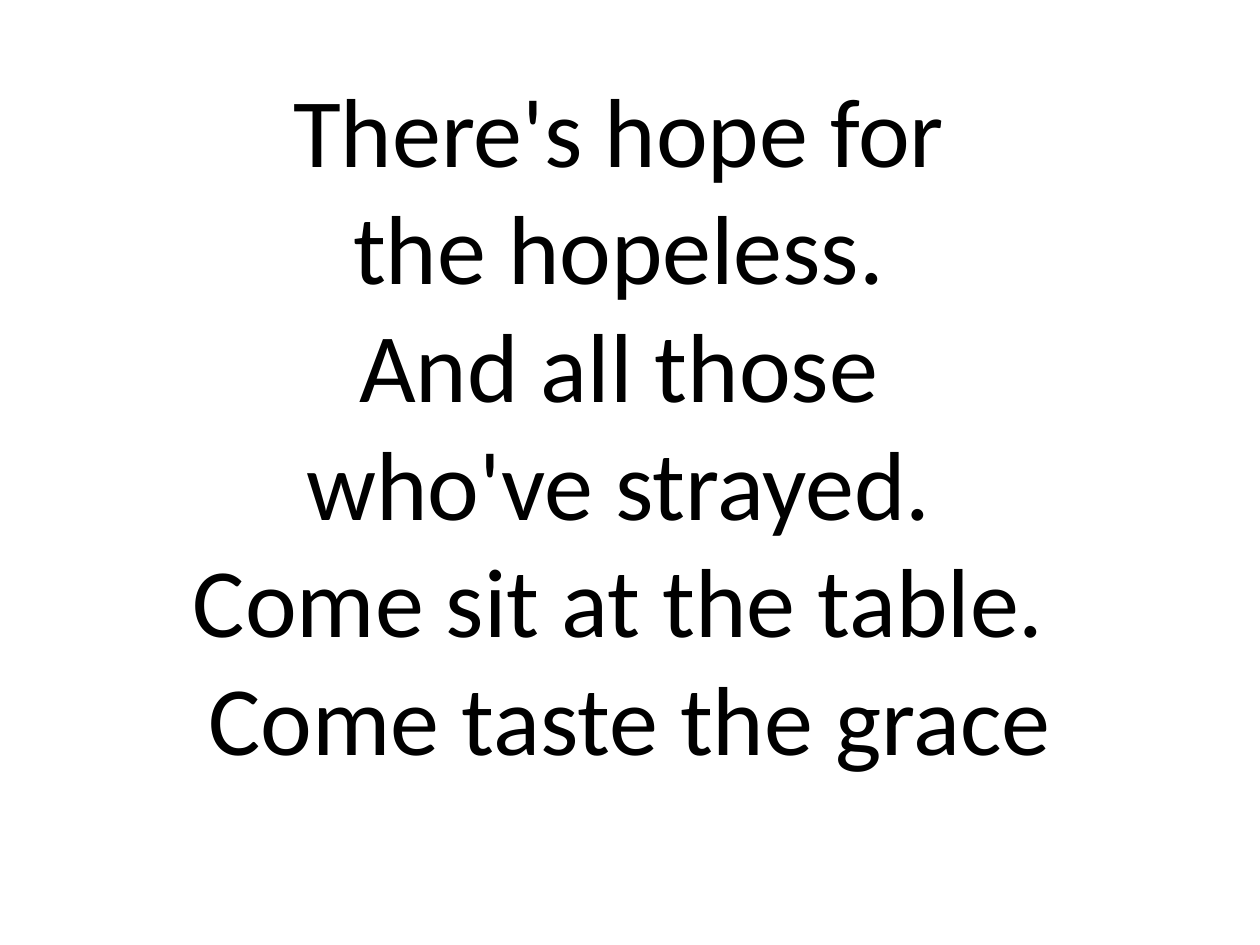
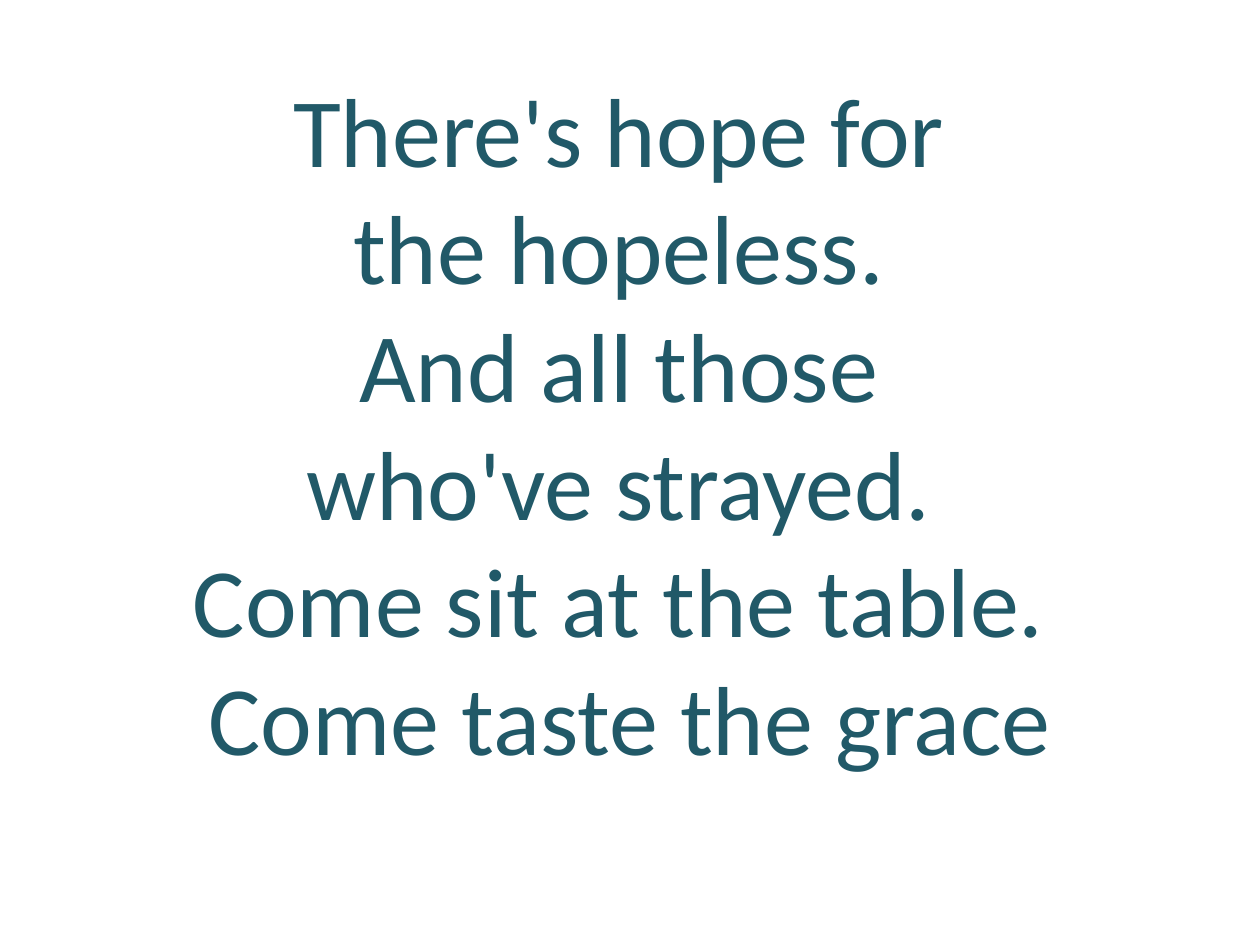
Before and after one commit to mightmay/songpptcreator, a slide deck: slide 6 of pre-made-ppt/Come As You Are - David Crowder.pptx. Drawn at 1260x945 pixels with LibreOffice and Linux fonts; fonts in the diff are those of the drawing; background and template pictures are left out. Boxes give left, top, right and bottom in pixels: in the first picture for what was removed or moved away, otherwise in the second. Text is boxed around its words. In the diff, an @@ line names an element or a change of style, - is before the commit and + after.

```diff
--- a/pre-made-ppt/Come As You Are - David Crowder.pptx
+++ b/pre-made-ppt/Come As You Are - David Crowder.pptx
@@ text "There's hope for" at (x1=193, y1=99, x2=1050, y2=772): text colour #000000 to #215968 @@
```
Also in this commit, not shown: 2 other slides changed, 3 other files.
